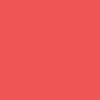
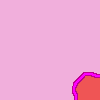
Two versions of the same layered image (100 × 100). Layer-by-layer changes:
showed "g_limit copy" over [left=71, top=72, right=100, bottom=100]
hid "x_tile" over [left=0, top=0, right=100, bottom=100]
